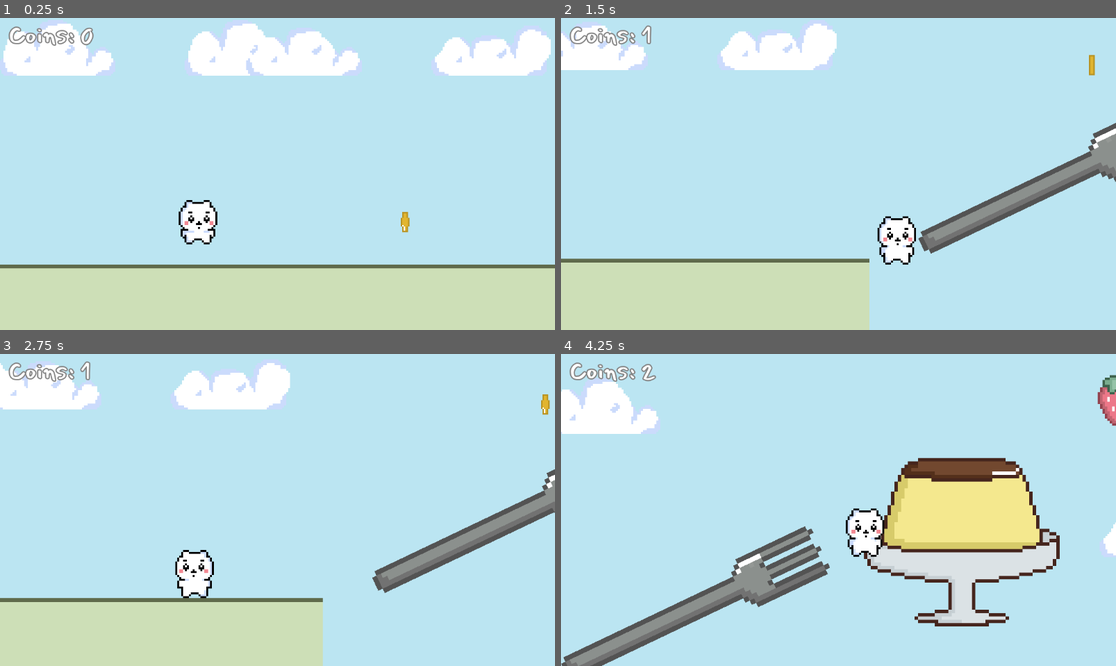
Above: before the commit, frames 1-4 (two rows, left to right).
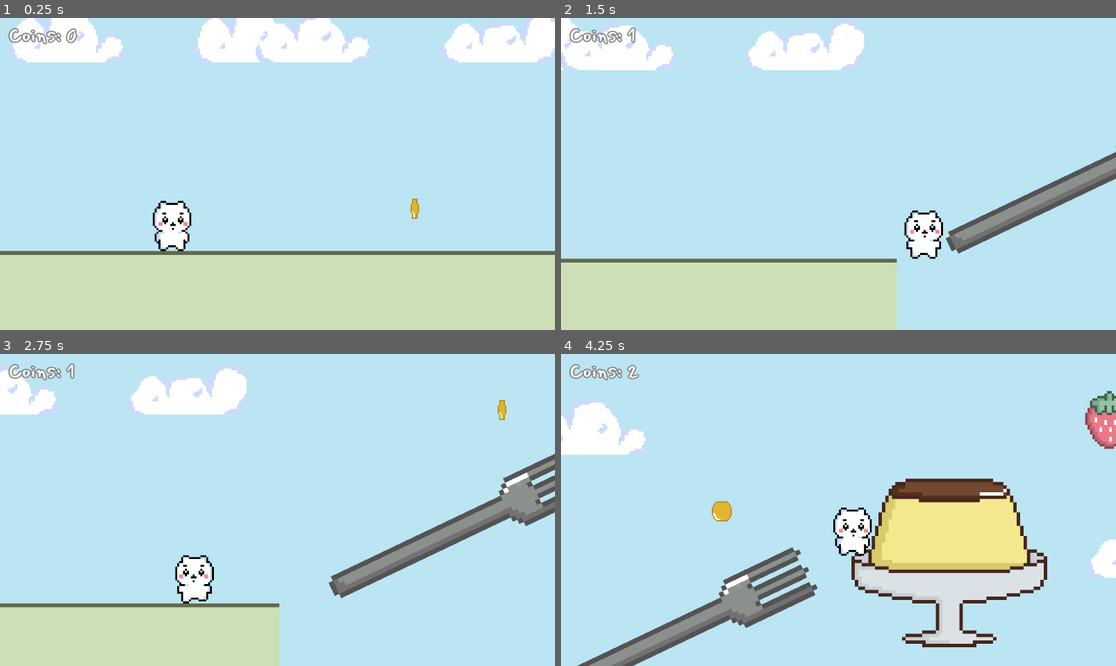
Above: after the commit, the same moments.

Repository: SilentPrincess108/Chiikawa-Platformer
Game: Godot game, scene res://scenes/level_1.tscn
Two runs of this game, one before a commit and one after it. Both use one fixed random seed, a clock stepped at 60 frames per second and the inputs below.
Inputs:
- Up to frame 1 (0.25 s): no input
- Up to frame 2 (1.5 s): tap Enter at 0.5 s; hold D (Right) from 0.53 s (still down); tap Alt at 0.6 s; tap Space (Jump) at 0.77 s; tap Shift at 1.35 s
- Up to frame 3 (2.75 s): tap Space (Jump) at 1.52 s; release D (Right) at 2.03 s; hold A (Left) from 2.03 s (still down); tap Alt at 2.1 s
- Up to frame 4 (4.25 s): release A (Left) at 2.78 s; hold D (Right) from 2.78 s (still down); tap Shift at 2.85 s; tap Space (Jump) at 3.02, 3.77 s; tap Alt at 3.6 s

The runs differ from the first frame. In frame 1, 14% of the frame differs, in the area x 0-100%, y 0-81%; in frame 2, 9.6%; in frame 3, 13%; in frame 4, 23%, in the area x 0-100%, y 2-100%.

Commit message:
created moving pancakes

Diff:
--- a/scenes/hud.tscn
+++ b/scenes/hud.tscn
@@ -14,6 +14,6 @@
 theme_override_colors/font_outline_color = Color(0.51, 0.51, 0.51, 1)
 theme_override_constants/outline_size = 10
 theme_override_fonts/font = ExtResource("1_ahhtf")
-theme_override_font_sizes/font_size = 50
+theme_override_font_sizes/font_size = 40
 text = "Coins: "
 vertical_alignment = 1
--- a/scenes/level_1.tscn
+++ b/scenes/level_1.tscn
@@ -14,6 +14,7 @@
 [ext_resource type="Texture2D" uid="uid://036fljnf5qkv" path="res://assets/sprites/spoon.png" id="11_2os1m"]
 [ext_resource type="PackedScene" uid="uid://b5asvdweqsuyg" path="res://scenes/coins.tscn" id="13_7gny6"]
 [ext_resource type="PackedScene" uid="uid://bu4ll6kkktm4m" path="res://scenes/hud.tscn" id="14_2aecg"]
+[ext_resource type="PackedScene" uid="uid://bavvturxtqo7r" path="res://scenes/moving_platform.tscn" id="15_6dial"]
 
 [sub_resource type="TileSetAtlasSource" id="TileSetAtlasSource_5xbjy"]
 texture = ExtResource("2_rus8k")
@@ -54,12 +55,89 @@
 sources/0 = SubResource("TileSetAtlasSource_5xbjy")
 sources/1 = SubResource("TileSetAtlasSource_7gny6")
 
+[sub_resource type="Animation" id="Animation_7nomh"]
+resource_name = "up_down"
+length = 1.5
+loop_mode = 2
+tracks/0/type = "value"
+tracks/0/imported = false
+tracks/0/enabled = true
+tracks/0/path = NodePath(".:position")
+tracks/0/interp = 1
+tracks/0/loop_wrap = true
+tracks/0/keys = {
+"times": PackedFloat32Array(0, 1.5),
+"transitions": PackedFloat32Array(1, 1),
+"update": 0,
+"values": [Vector2(2235, -437), Vector2(2235, -671.00006)]
+}
+
+[sub_resource type="Animation" id="Animation_1s4pk"]
+length = 1.5
+loop_mode = 2
+tracks/0/type = "value"
+tracks/0/imported = false
+tracks/0/enabled = true
+tracks/0/path = NodePath(".:position")
+tracks/0/interp = 1
+tracks/0/loop_wrap = true
+tracks/0/keys = {
+"times": PackedFloat32Array(0, 1.5),
+"transitions": PackedFloat32Array(1, 1),
+"update": 0,
+"values": [Vector2(1947, -436.00003), Vector2(1947.0001, -695)]
+}
+
+[sub_resource type="AnimationLibrary" id="AnimationLibrary_x2xxo"]
+_data = {
+&"RESET": SubResource("Animation_1s4pk"),
+&"up_down": SubResource("Animation_7nomh")
+}
+
+[sub_resource type="Animation" id="Animation_6dial"]
+resource_name = "down_up"
+length = 2.0
+loop_mode = 2
+tracks/0/type = "value"
+tracks/0/imported = false
+tracks/0/enabled = true
+tracks/0/path = NodePath(".:position")
+tracks/0/interp = 1
+tracks/0/loop_wrap = true
+tracks/0/keys = {
+"times": PackedFloat32Array(0, 1.0333333),
+"transitions": PackedFloat32Array(1, 1),
+"update": 0,
+"values": [Vector2(1567, -752), Vector2(1967, -752)]
+}
+
+[sub_resource type="Animation" id="Animation_x2xxo"]
+length = 0.001
+tracks/0/type = "value"
+tracks/0/imported = false
+tracks/0/enabled = true
+tracks/0/path = NodePath(".:position")
+tracks/0/interp = 1
+tracks/0/loop_wrap = true
+tracks/0/keys = {
+"times": PackedFloat32Array(0),
+"transitions": PackedFloat32Array(1),
+"update": 0,
+"values": [Vector2(2003, -435)]
+}
+
+[sub_resource type="AnimationLibrary" id="AnimationLibrary_2cbcq"]
+_data = {
+&"RESET": SubResource("Animation_x2xxo"),
+&"down_up": SubResource("Animation_6dial")
+}
+
 [node name="level_1" type="Node2D"]
 position = Vector2(-1, 0)
 
 [node name="Player" parent="." instance=ExtResource("1_014kd")]
 z_index = 10
-position = Vector2(176, 473)
+position = Vector2(139, 517)
 
 [node name="TileMap" type="TileMap" parent="."]
 scale = Vector2(2, 2)
@@ -214,6 +292,10 @@
 position = Vector2(3020.0002, -171)
 scale = Vector2(2.5, 2.5)
 
+[node name="Platform3" parent="Platforms" instance=ExtResource("6_fcfvj")]
+position = Vector2(2091, -734)
+sprite = ExtResource("7_15mv3")
+
 [node name="Coins" type="Node" parent="."]
 
 [node name="coins" parent="Coins" instance=ExtResource("13_7gny6")]
@@ -231,4 +313,29 @@
 scale = Vector2(1.5, 1.5)
 collision_mask = 3
 
+[node name="coins4" parent="Coins" instance=ExtResource("13_7gny6")]
+position = Vector2(947, 415)
+scale = Vector2(1.5, 1.5)
+collision_mask = 3
+
 [node name="HUD" parent="." instance=ExtResource("14_2aecg")]
+
+[node name="Moving_Platform" parent="." instance=ExtResource("15_6dial")]
+position = Vector2(1947, -436.00003)
+scale = Vector2(3.5, 3.5)
+
+[node name="AnimationPlayer" type="AnimationPlayer" parent="Moving_Platform"]
+libraries = {
+&"": SubResource("AnimationLibrary_x2xxo")
+}
+autoplay = "up_down"
+
+[node name="Moving_Platform2" parent="." instance=ExtResource("15_6dial")]
+position = Vector2(2003, -435)
+scale = Vector2(3.5, 3.5)
+
+[node name="AnimationPlayer" type="AnimationPlayer" parent="Moving_Platform2"]
+libraries = {
+&"": SubResource("AnimationLibrary_2cbcq")
+}
+autoplay = "down_up"
--- /dev/null
+++ b/scenes/moving_platform.tscn
@@ -0,0 +1,15 @@
+[gd_scene load_steps=3 format=3 uid="uid://bavvturxtqo7r"]
+
+[ext_resource type="Texture2D" uid="uid://bhha3l0nkx3tx" path="res://assets/sprites/pancake.png" id="1_ms375"]
+
+[sub_resource type="RectangleShape2D" id="RectangleShape2D_1tdcd"]
+size = Vector2(26, 22)
+
+[node name="Moving_Platform" type="AnimatableBody2D"]
+
+[node name="Sprite2D" type="Sprite2D" parent="."]
+texture = ExtResource("1_ms375")
+
+[node name="CollisionShape2D" type="CollisionShape2D" parent="."]
+position = Vector2(0, 3)
+shape = SubResource("RectangleShape2D_1tdcd")
--- a/scripts/globals.gd
+++ b/scripts/globals.gd
@@ -4,7 +4,7 @@
 
 # Called when the node enters the scene tree for the first time.
 func _ready() -> void:
-	pass # Replace with function body.
+	money = 0
 
 
 # Called every frame. 'delta' is the elapsed time since the previous frame.
--- a/scripts/killzone.gd
+++ b/scripts/killzone.gd
@@ -8,4 +8,5 @@
 
 func _on_timer_timeout() -> void:
 	Engine.time_scale = 1.0
+	Globals.money = 0
 	get_tree().reload_current_scene()
Binary file added: assets/sprites/pancake.png
Not shown, added: assets/sprites/pancake.png.import
Binary file added: pancake.aseprite
Not shown: 1 places in scenes/level_1.tscn that only renumber resources
